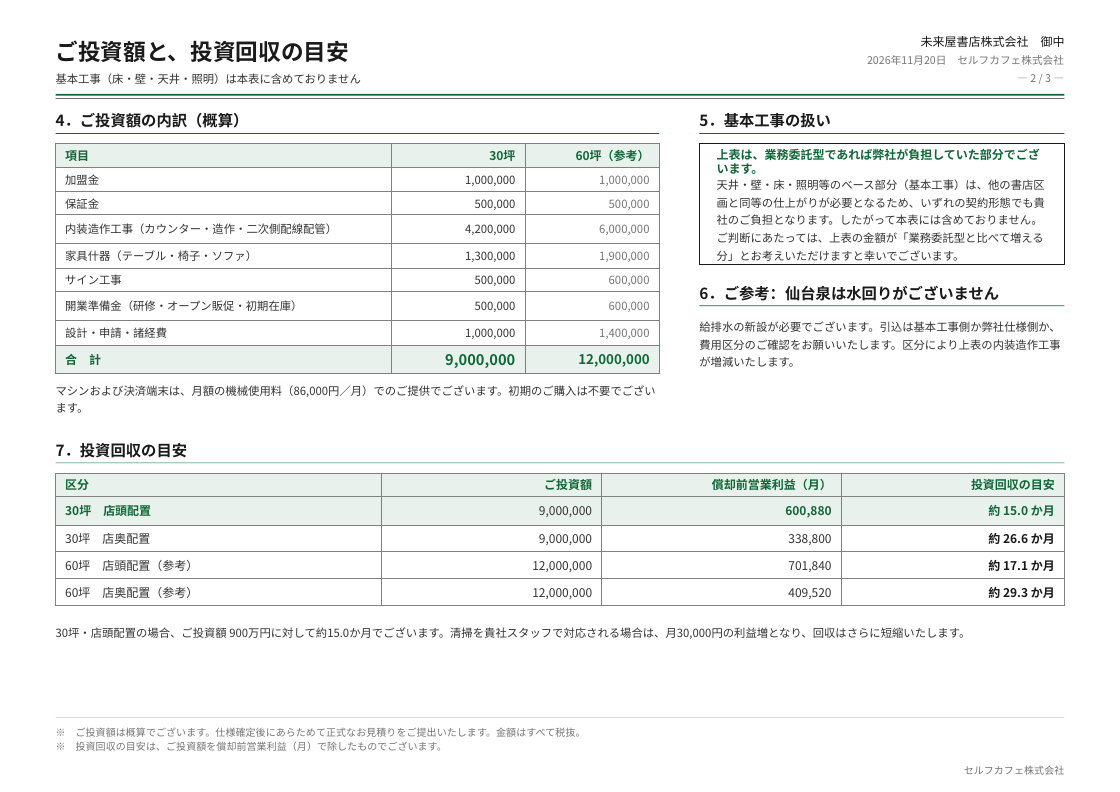
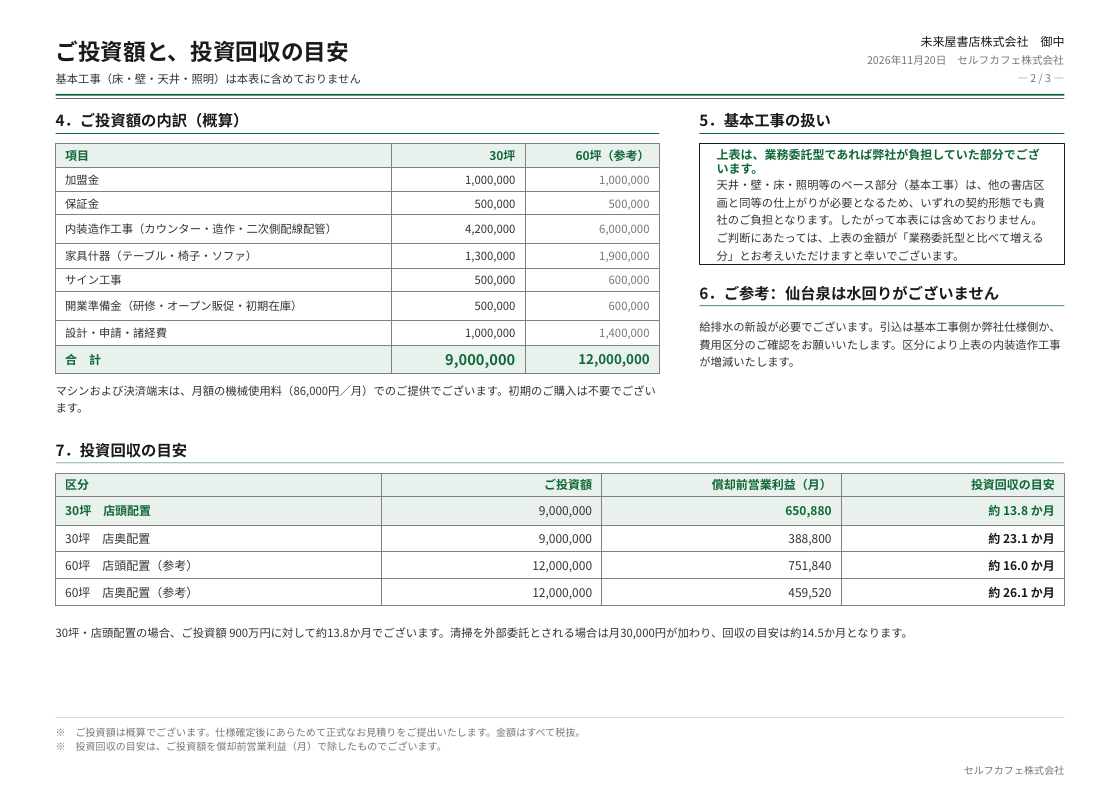
Before and after one commit to a5408071-cmd/suzuki-ceo, a slide deck: slide 2 of selfcafe-sendai-fc/sendai-fc.pptx. Drawn at 1120x792 pixels with LibreOffice and Linux fonts; fonts in the diff are those of the drawing. Boxes give left, top, right and bottom in pixels: in the first picture for what was removed or moved away, otherwise in the second. Text is boxed around its words. In the diff, an @@ line names an element or a change of style, - is before the commit and + after.

```diff
--- a/selfcafe-sendai-fc/sendai-fc.pptx
+++ b/selfcafe-sendai-fc/sendai-fc.pptx
@@ table at (56, 473, 1064, 603) @@
-row 2, column 3: 600,880
+row 2, column 3: 650,880
-row 2, column 4: 約 15.0 か月
+row 2, column 4: 約 13.8 か月
-row 3, column 3: 338,800
+row 3, column 3: 388,800
-row 3, column 4: 約 26.6 か月
+row 3, column 4: 約 23.1 か月
-row 4, column 3: 701,840
+row 4, column 3: 751,840
-row 4, column 4: 約 17.1 か月
+row 4, column 4: 約 16.0 か月
-row 5, column 3: 409,520
+row 5, column 3: 459,520
-row 5, column 4: 約 29.3 か月
+row 5, column 4: 約 26.1 か月
@@ text at (56, 627, 913, 639): text changed @@
-30坪・店頭配置の場合、ご投資額 900万円に対して約15.0か月でございます。清掃を貴社スタッフで対応される場合は、月30,000円の利益増となり、回収はさらに短縮いたします。
+30坪・店頭配置の場合、ご投資額 900万円に対して約13.8か月でございます。清掃を外部委託とされる場合は月30,000円が加わり、回収の目安は約14.5か月となります。
```
Also in this commit, not shown: 2 other slides changed, 4 other files.
